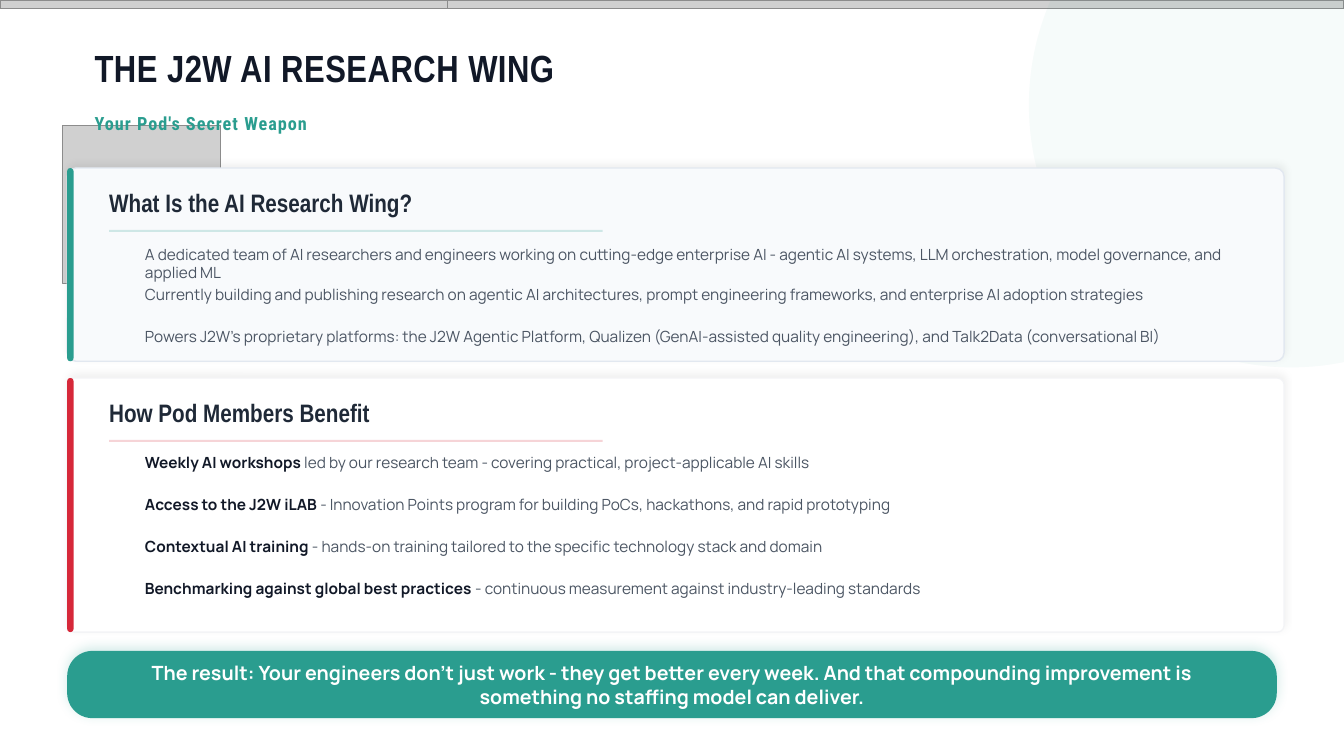
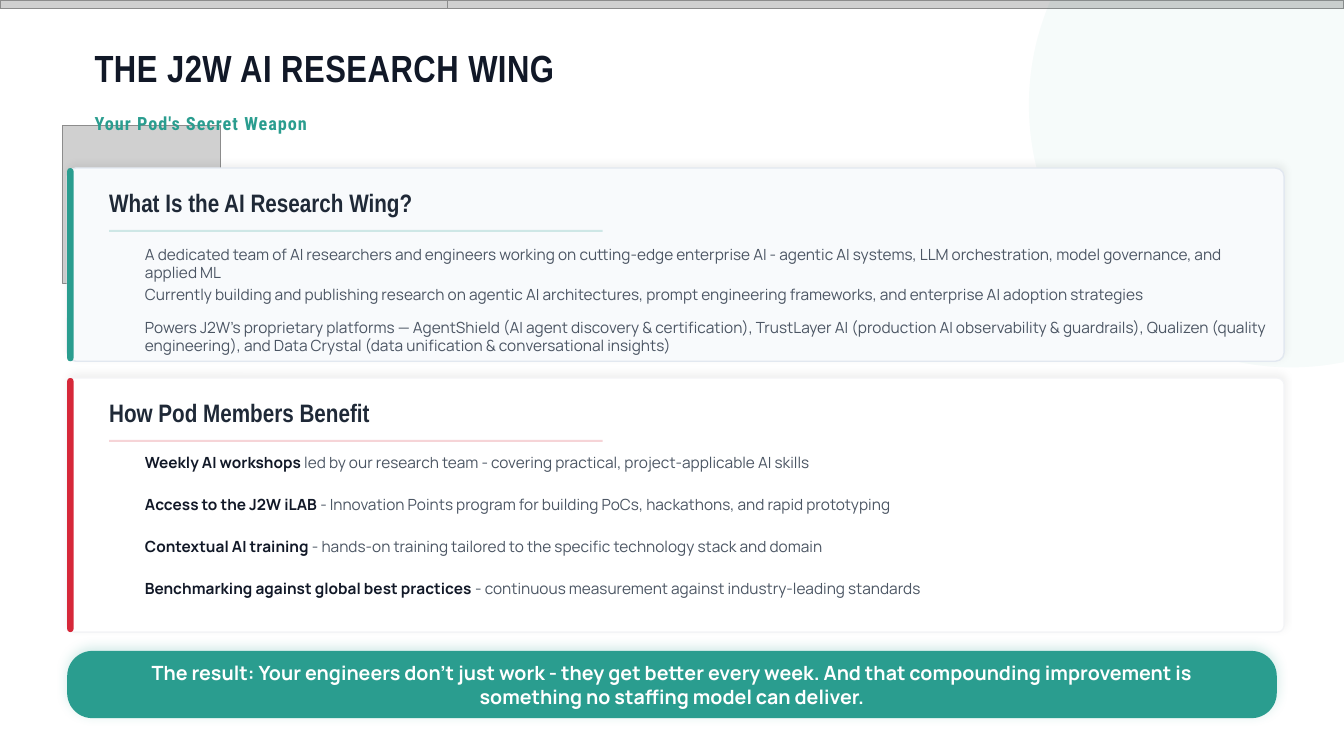
Before and after one commit to athu07/Deck-Engine, a slide deck: slide 29 of data/decks/WORKING_COPY_Master_Deck.pptx. Drawn at 1344x756 pixels with LibreOffice and Linux fonts; fonts in the diff are those of the drawing; grey boxes stand for pictures; background and template pictures are left out. Boxes give left, top, right and bottom in pixels: in the first picture for what was removed or moved away, otherwise in the second. Text is boxed around its words. In the diff, an @@ line names an element or a change of style, - is before the commit and + after.

```diff
--- a/data/decks/WORKING_COPY_Master_Deck.pptx
+++ b/data/decks/WORKING_COPY_Master_Deck.pptx
@@ text at [145, 320, 1266, 355]: text changed @@
-Powers J2W's proprietary platforms: the J2W Agentic Platform, Qualizen (GenAI-assisted quality engineering), and Talk2Data (conversational BI)
+Powers J2W's proprietary platforms — AgentShield (AI agent discovery & certification), TrustLayer AI (production AI observability & guardrails), Qualizen (quality engineering), and Data Crystal (data unification & conversational insights)
```
Also in this commit, not shown: 8 other slides changed, 12 other files.
